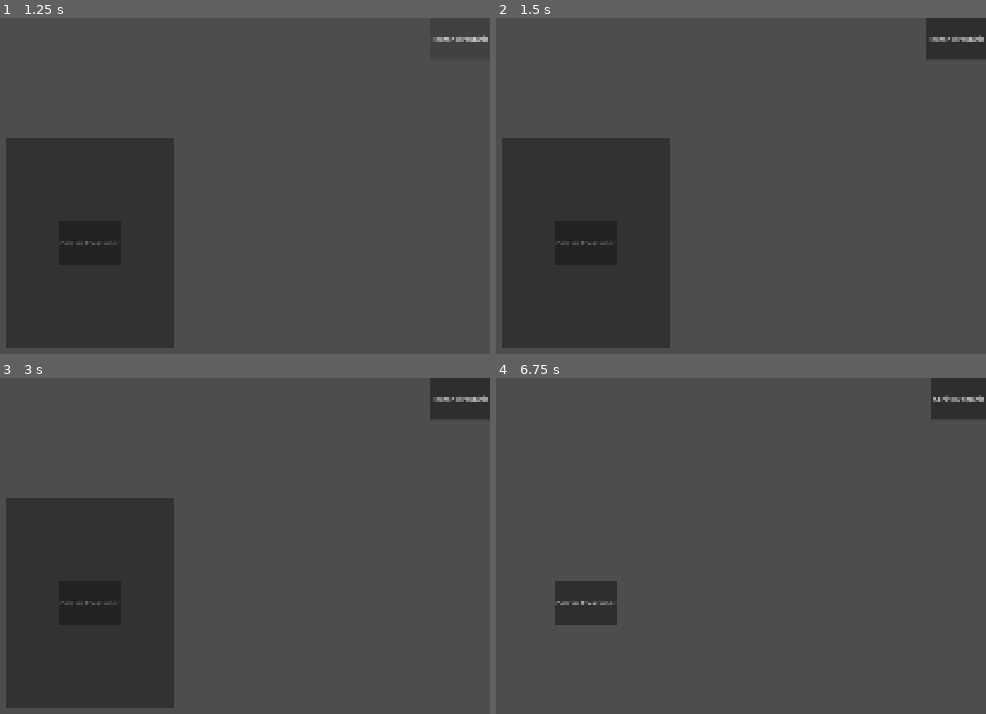
Above: before the commit, frames 1-4 (two rows, left to right).
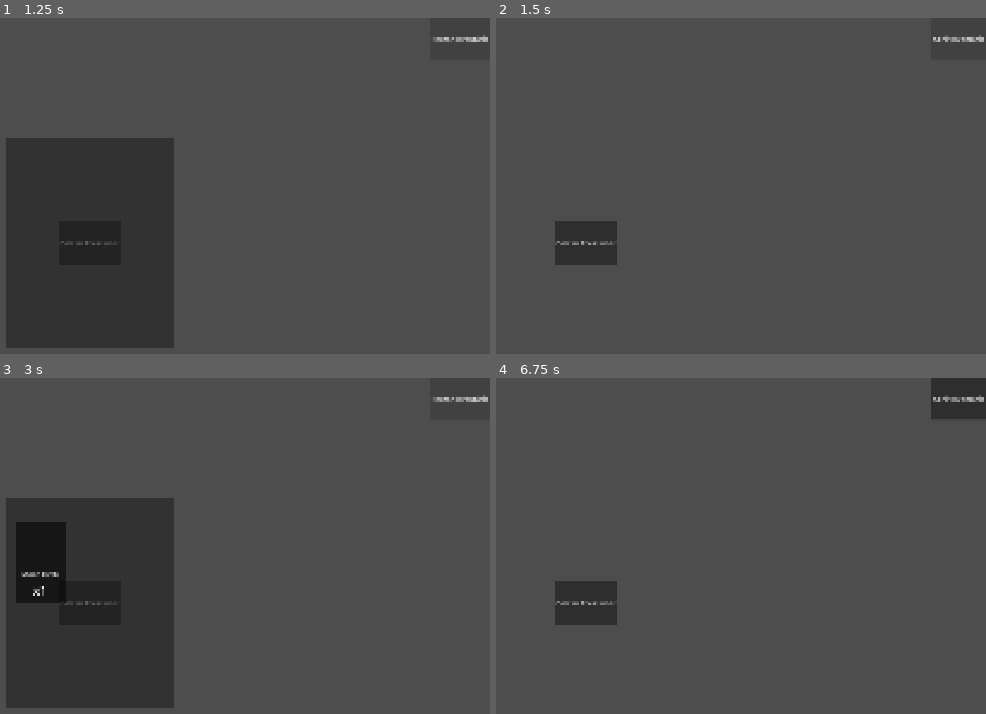
Above: after the commit, the same moments.

Repository: yuretaf/alquimia
Game: Godot game, scene res://scenes/main/main.tscn
Two runs of this game, one before a commit and one after it. Both use one fixed random seed, a clock stepped at 60 frames per second and the inputs below.
Inputs:
- Up to frame 1 (1.25 s): click "Abrir Inventário" at 0.5 s
- Up to frame 2 (1.5 s): click "Fechar Inventário" at 1.25 s
- Up to frame 3 (3 s): click "Coletar Erva Lunar" at 2 s; click "Fechar Inventário" (after the commit: "Abrir Inventário") at 2.75 s
- Up to frame 4 (6.75 s): click "Coletar Erva Lunar" at 3.5 s; click "Fechar Inventário" at 4.25 s; click "Fechar Inventário" (after the commit: "Abrir Inventário") at 5 s; click "Coletar Erva Lunar" at 5.75 s; tap Enter at 6.5 s

Frame 1 is identical in both runs. In frame 2, 20% of the frame differs, in the area x 1-100%, y 0-99%; in frame 3, 2.3%; in frame 4, nothing differs.
Error before the commit: Cannot call method 'get_children' on a null value. (res://scenes/ui/inventory_ui.gd:15)

Commit message:
pequenas correções em alguns chamados

Diff:
--- a/scenes/ui/inventory_slot.gd
+++ b/scenes/ui/inventory_slot.gd
@@ -2,9 +2,9 @@
 class_name InventorySlot
 # res://scripts/ui/inventory_slot.gd
 
-@onready var icon_rect: TextureRect = $MarginContainer/VBoxContainer/IconRect
-@onready var name_label: Label = $MarginContainer/VBoxContainer/NameLabel
-@onready var amount_label: Label = $MarginContainer/VBoxContainer/AmountLabel
+@onready var icon_rect: TextureRect = $VBoxContainer/IconRect
+@onready var name_label: Label = $VBoxContainer/NameLabel
+@onready var amount_label: Label = $VBoxContainer/AmountLabel
 
 # Função chamada pelo painel principal para atualizar os dados visuais
 func update_slot(item_id: String, amount: int) -> void:
--- a/scenes/ui/inventory_ui.gd
+++ b/scenes/ui/inventory_ui.gd
@@ -5,7 +5,7 @@
 @export var slot_scene: PackedScene
 
 # Caminho para o Grid onde os itens aparecerão
-@onready var grid_container: GridContainer = $PanelContainer/MarginContainer/VBoxContainer/ScrollContainer/GridContainer
+@onready var grid_container: GridContainer = %GridContainer
 
 # Dicionário interno para rastrear rapidamente qual slot na tela representa qual item
 var _slots: Dictionary = {}
--- a/scenes/ui/inventory_ui.tscn
+++ b/scenes/ui/inventory_ui.tscn
@@ -1,6 +1,7 @@
 [gd_scene format=3 uid="uid://cpqnlqxvkd1f2"]
 
 [ext_resource type="Script" uid="uid://dvlimr4a1dehd" path="res://scenes/ui/inventory_ui.gd" id="1_7nagc"]
+[ext_resource type="PackedScene" uid="uid://cij1uojjc76tn" path="res://scenes/ui/inventory_slot.tscn" id="2_4ycse"]
 
 [sub_resource type="StyleBoxFlat" id="StyleBoxFlat_kd6oq"]
 content_margin_left = 20.0
@@ -16,7 +17,9 @@
 anchor_bottom = 1.0
 grow_horizontal = 2
 grow_vertical = 2
+mouse_filter = 2
 script = ExtResource("1_7nagc")
+slot_scene = ExtResource("2_4ycse")
 
 [node name="PanelContainer" type="PanelContainer" parent="." unique_id=167332897]
 custom_minimum_size = Vector2(400, 500)
@@ -49,5 +52,6 @@
 horizontal_scroll_mode = 0
 
 [node name="GridContainer" type="GridContainer" parent="PanelContainer/VBoxContainer/ScrollContainer" unique_id=1179223219]
+unique_name_in_owner = true
 layout_mode = 2
 columns = 5
